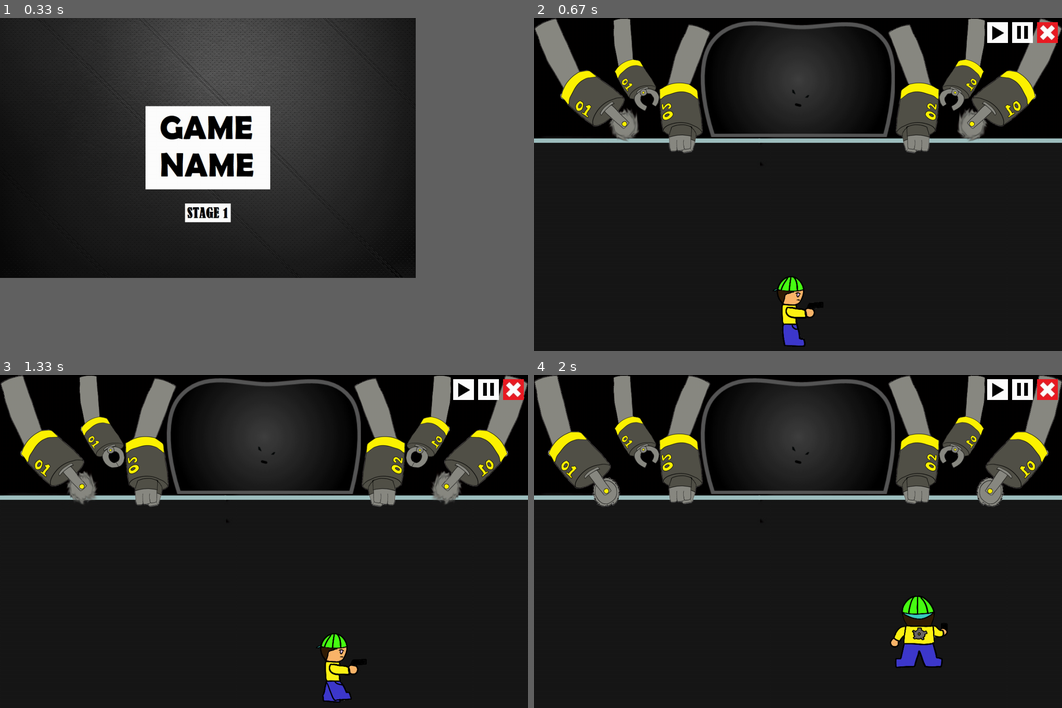
Above: before the commit, frames 1-4 (two rows, left to right).
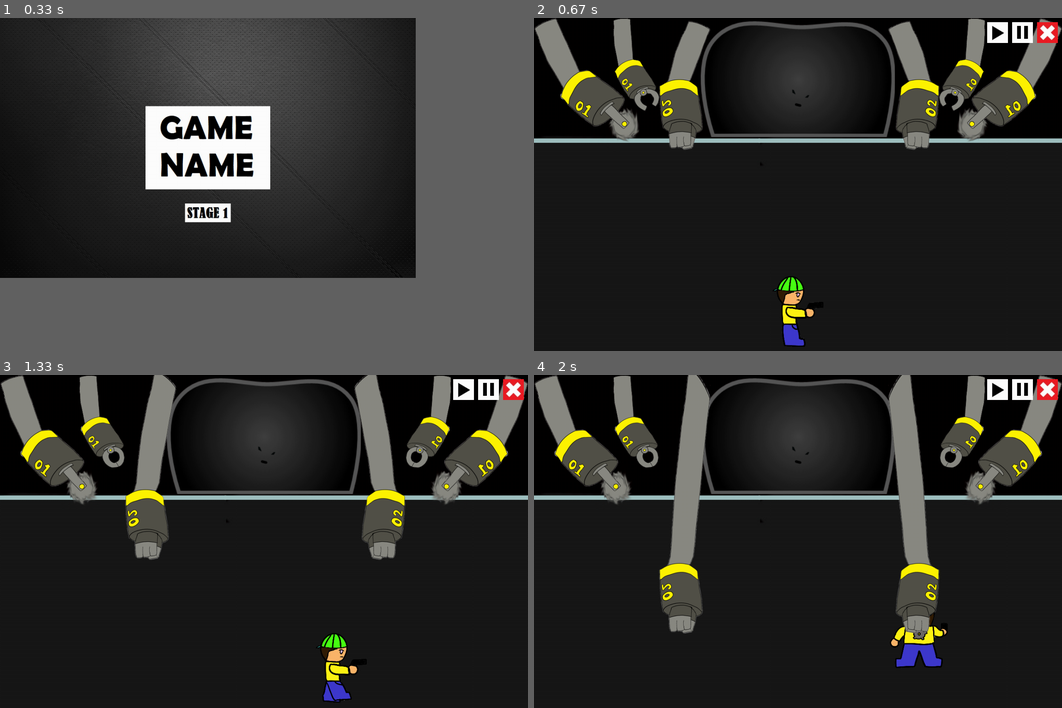
Above: after the commit, the same moments.

Repository: ss-hyun/Chilbo_pygame_pj
Game: pygame game, started from main.py
Two runs of this game, one before a commit and one after it. Both use one fixed random seed, a clock stepped at 60 frames per second and the inputs below.
Inputs (mouse positions are in pixels of both pictures, inside the frame that each line leads up to):
- Up to frame 1 (0.33 s): no input
- Up to frame 2 (0.67 s): click (739, 211) at 0.38 s
- Up to frame 3 (1.33 s): hold Ctrl 0.67-1.13 s; hold Right 0.67-1.13 s; hold Right from 1.17 s (still down); tap Ctrl at 1.23 s
- Up to frame 4 (2 s): tap Ctrl at 1.53, 1.73 s; release Right at 1.63 s; hold Up 1.67-1.97 s

Frame 1 is identical in both runs. In frame 2, 1.5% of the frame differs, in the area x 23-77%, y 0-41%; in frame 3, 5.7%; in frame 4, 12%, in the area x 0-100%, y 0-78%.

Commit message:
boss attack

Diff:
--- a/stage1.py
+++ b/stage1.py
@@ -123,14 +123,29 @@
         # size variable change
         ch.size[i] = ch.image[i].get_rect().size
 
-
 def arm_move(ch, game):
+    ch.change_count += 1
+    if ch.change_count == ch.state_change_speed:
+        ch.change_count= 1
+        if ch.curr_state == 0: ch.change_direc = True
+        elif ch.curr_state == ch.state_num-1: ch.change_direc = False
+        ch.curr_state += 1 if ch.change_direc else -1
+
+def arm_move_fist(ch, game):
     ch.change_count += 1
     if ch.change_count == ch.state_change_speed:
         ch.change_count= 0
         if ch.curr_state == 0: ch.change_direc = True
-        elif ch.curr_state == ch.state_num-1: ch.change_direc = False
+        elif ch.curr_state >= ch.state_num-1: ch.change_direc = False
         ch.curr_state += 1 if ch.change_direc else -1
+
+    for event in game.event_key:
+        if event.type == pygame.KEYDOWN:
+            if event.key == pygame.K_LCTRL:
+                ch.change_count= 0
+                ch.curr_state = 3
+                if ch.curr_state == 3:
+                    ch.change_direc = True
 
 
 def arm_trans(ch):
@@ -140,11 +155,11 @@
 
 def arm1_start(ch, game):
     ch.pos = [ 300, 0 ]
-    ch.curr_state = 1
+    ch.curr_state = 0
 
 def arm2_start(ch, game):
     ch.pos = [ 700, 0 ]
-    ch.curr_state = 1
+    ch.curr_state = 0
 
 def arm3_start(ch, game):
     ch.pos = [ 190, 0 ]
@@ -181,8 +196,8 @@
 
     ch_info_list = [ ("user", [ "/image/오른1.png", "/image/왼1.png", "/image/앞1.png", "/image/뒤1.png" ,"/image/오른2.png",  …(188 unchanged characters)…
                      ("boss", [ "/image/exboss.svg" ], [ None, boss_start, None, boss_resize ], None, 1),
-                     ("boss_arm1", [ "/image/fist.png", "/image/fist_+1.png", "/image/fist_+2.png" ], [ arm_move, arm2_start, None, arm_trans ], None, 1),
-                     ("boss_arm2", [ "/image/r_fist.png", "/image/r_fist_+1.png", "/image/r_fist_+2.png" ], [ arm_move, arm1_start, None, arm_trans ], None, 1),
+                     ("boss_arm1", [ "/image/fist.png", "/image/fist_+1.png", "/image/fist_+2.png", "/image/fist_attack.png", "/image/fist_attack_+1.png", "/image/fist_attack_+2.png"  ], [ arm_move_fist, arm2_start, None, arm_trans ], None, 1),
+                     ("boss_arm2", [ "/image/r_fist.png", "/image/r_fist_+1.png", "/image/r_fist_+2.png", "/image/r_fist_attack.png", "/image/r_fist_attack_+1.png", "/image/r_fist_attack_+2.png" ], [ arm_move_fist, arm1_start, None, arm_trans ], None, 1),
                      ("boss_arm3", [ "/image/forceps_1.png", "/image/forceps_2.png" ], [ arm_move, arm4_start, None, arm_trans ], None, 1),
                      ("boss_arm4", [ "/image/r_forceps_1.png", "/image/r_forceps_2.png" ], [ arm_move, arm3_start, None, arm_trans ], None, 1),
                      ("boss_arm5", [ "/image/saw2.png", "/image/saw2_+1.png", "/image/saw2_+2.png", "/image/saw2_+1.png", "/image/saw2_+2.png" ], [ arm_move, arm5_start, None, arm_trans ], None, 1),
Binary file added: image/fist_attack.PNG
Binary file added: image/fist_attack_+1.PNG
Binary file added: image/fist_attack_+2.PNG
Binary file added: image/r_fist_attack.png
Binary file added: image/r_fist_attack_+1.png
Binary file added: image/r_fist_attack_+2.PNG
